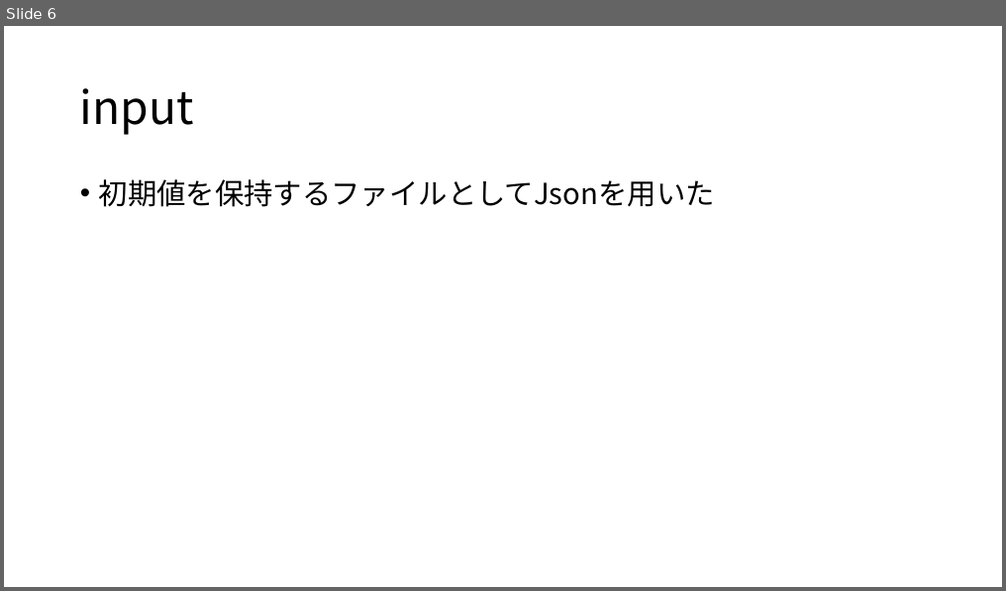
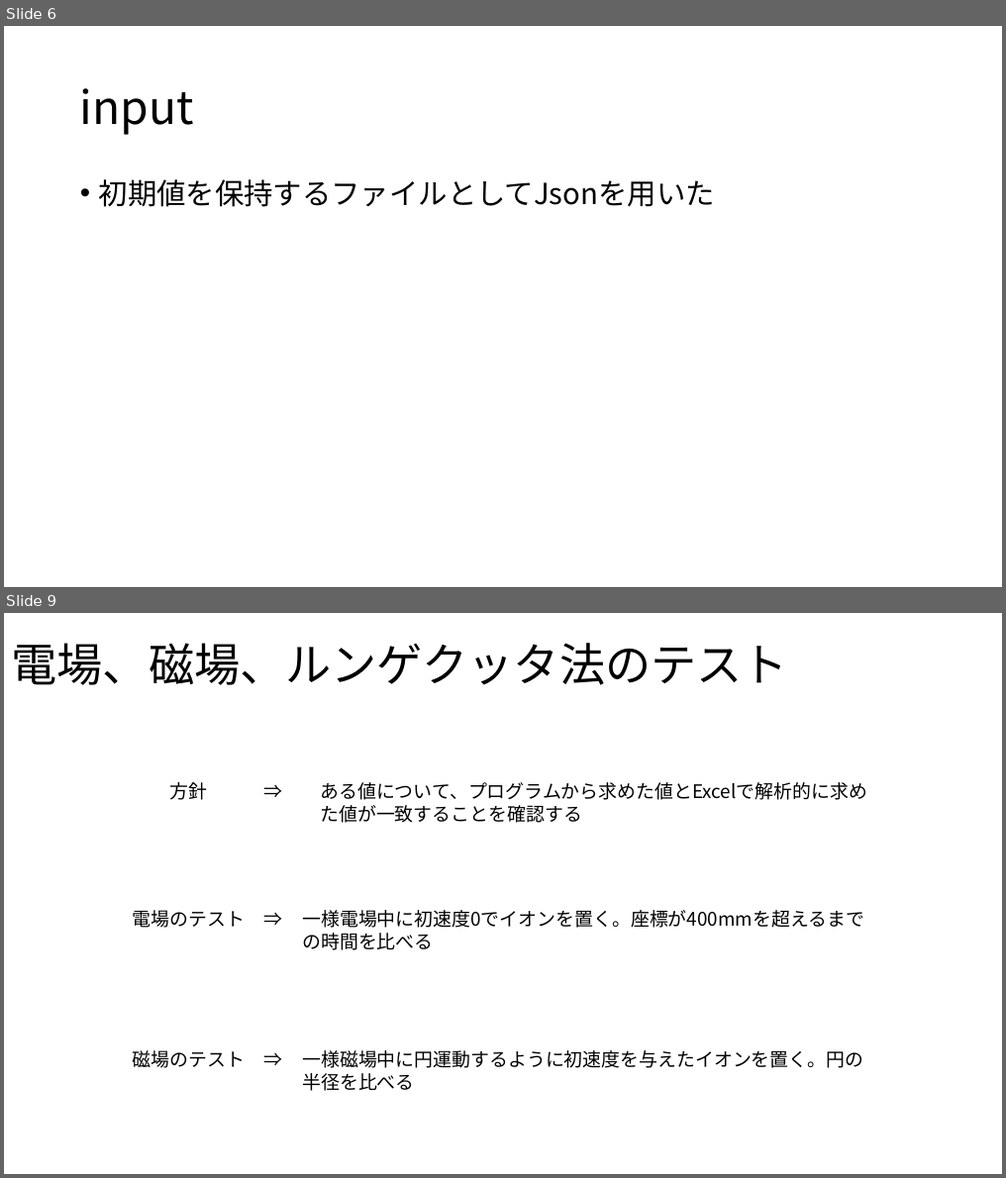
Before and after one commit to Takeuchi-yuya/Ksimulation, a slide deck: docs/中間発表.pptx. Shown one above the other, each under a label of ours: slide 6 before the commit, slides 6 and 9 after it; the slides between them are not shown. The pictures are 1006x591 and 1006x1178 pixels, drawn with LibreOffice and Linux fonts; fonts in the diff are those of the drawing. Boxes give left, top, right and bottom in pixels: in the first picture for what was removed or moved away, otherwise in the second. Text is boxed around its words. In the diff, an @@ line names an element or a change of style, - is before the commit and + after.

```diff
--- a/docs/中間発表.pptx
+++ b/docs/中間発表.pptx
@@ slide 9 added at [4, 613, 1002, 1174], background #FFFFFF @@
@@ title added at [12, 643, 788, 685], 44 pt, text #000000 @@
+電場、磁場、ルンゲクッタ法のテスト
@@ group added at [133, 782, 867, 1091]: 6 texts @@
+電場のテスト ⇒
+磁場のテスト ⇒
+一様電場中に初速度0でイオンを置く。座標が400mmを超えるまでの時間を比べる
+方針 ⇒
+ある値について、プログラムから求めた値とExcelで解析的に求めた値が一致することを確認する
+一様磁場中に円運動するように初速度を与えたイオンを置く。円の半径を比べる
```
Also in this commit, not shown: 4 slides changed, 6 other slides added, 2 slides removed, 3 other files.
